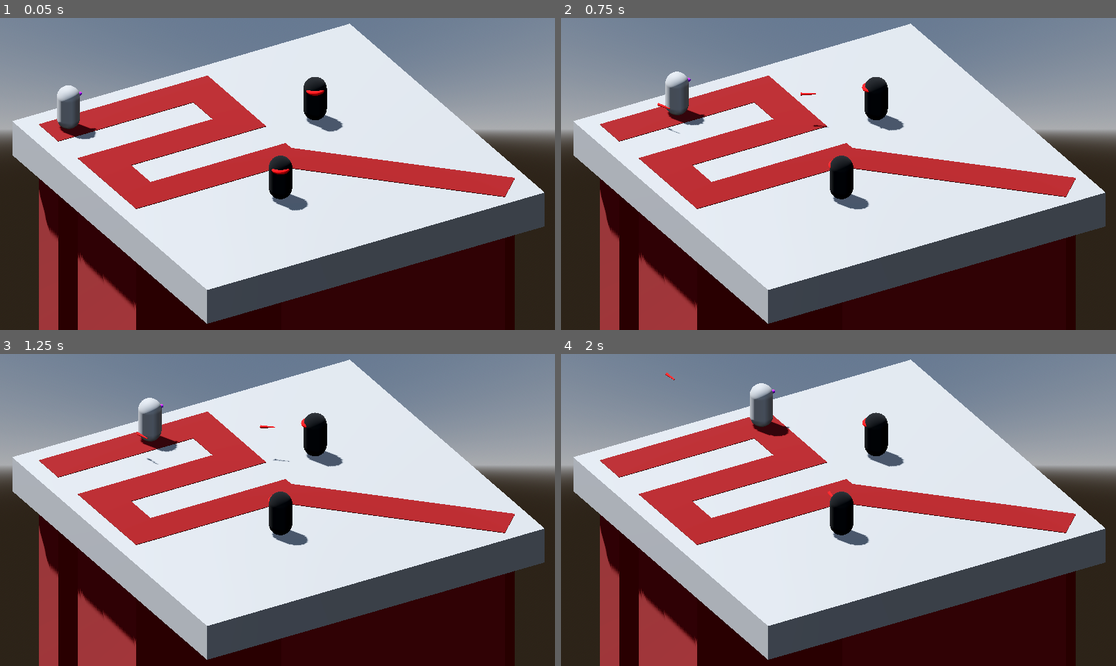
Above: before the commit, frames 1-4 (two rows, left to right).
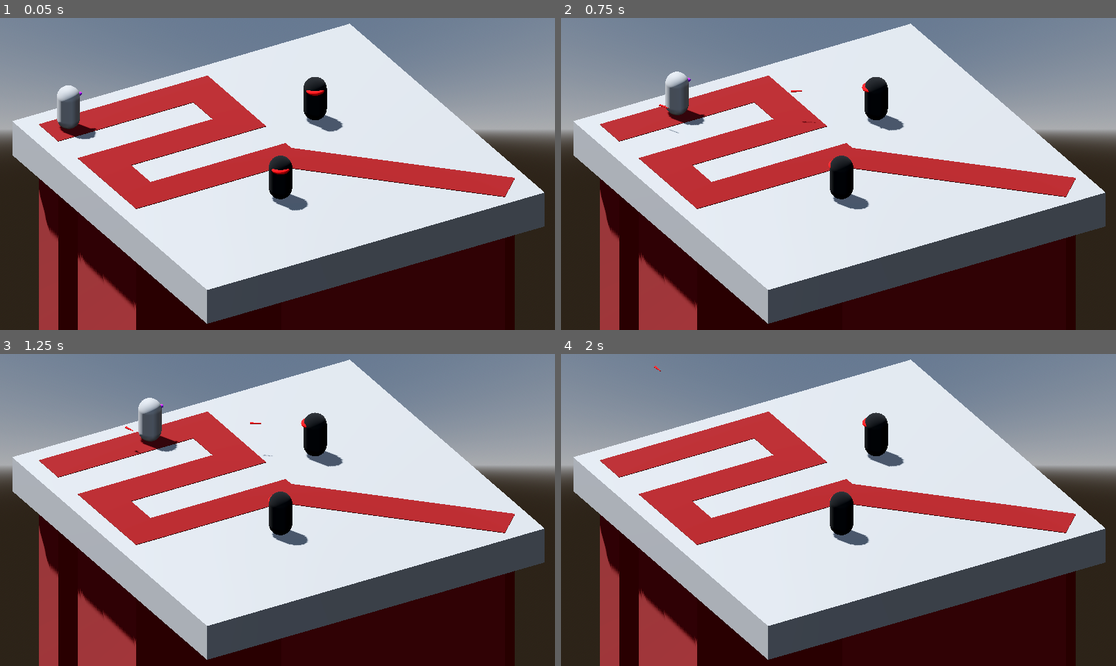
Above: after the commit, the same moments.

Repository: mathiasscherer2007/tower-defense
Game: Godot game, scene res://Scenes/Levels/test/test1.tscn
Same seed, same stepped clock (60 frames per second), same inputs: the game is played once before the commit and once after it.
Inputs:
- Up to frame 1 (0.05 s): no input
- Up to frame 2 (0.75 s): no input
- Up to frame 3 (1.25 s): no input
- Up to frame 4 (2 s): no input

Frame 1 is identical in both runs. In frame 2, less than 0.1% of the frame differs, in the area x 17-49%, y 23-38%; in frame 3, less than 0.1%; in frame 4, 0.7%, in the area x 16-49%, y 3-47%.

Commit message:
Remove timer node from projectile, create timer through code instead

Diff:
--- a/Scenes/Projectiles/projectile.tscn
+++ b/Scenes/Projectiles/projectile.tscn
@@ -9,7 +9,4 @@
 
 [node name="CollisionShape3D" type="CollisionShape3D" parent="." unique_id=854516210]
 
-[node name="Timer" type="Timer" parent="." unique_id=58907024]
-
 [connection signal="area_entered" from="." to="." method="_on_area_entered"]
-[connection signal="timeout" from="Timer" to="." method="_on_timer_timeout"]
--- a/Scenes/Projectiles/test/testbasic_1.tscn
+++ b/Scenes/Projectiles/test/testbasic_1.tscn
@@ -14,15 +14,14 @@
 bottom_radius = 0.2
 
 [node name="testbasic1" unique_id=1749587302 instance=ExtResource("1_1h0ir")]
-collision_layer = 2
-lifetime = 3.0
+lifetime = 1.0
 speed = 7.5
 damage = 5.0
 
 [node name="CollisionShape3D" parent="." index="0" unique_id=854516210]
-transform = Transform3D(1, 0, 0, 0, -4.371139e-08, 1, 0, -1, -4.371139e-08, 0, -5.05573e-10, -0.011566162)
+transform = Transform3D(1, 0, 0, 0, -4.371139e-08, 1, 0, -1, -4.371139e-08, 0, 0, 0)
 shape = SubResource("CylinderShape3D_gnp1v")
 
 [node name="MeshInstance3D" type="MeshInstance3D" parent="." index="1" unique_id=269856651]
-transform = Transform3D(0.125, 0, 0, 0, -1.39876395e-08, 0.125, 0, -0.3199999, -5.4639235e-09, 0, 0, 0)
+transform = Transform3D(0.09375, 0, 0, 0, -1.021714e-08, 0.09375, 0, -0.23374093, -4.0979424e-09, 0, 0, 0)
 mesh = SubResource("CylinderMesh_nba1p")
--- a/Scenes/Towers/test/testbasic.tscn
+++ b/Scenes/Towers/test/testbasic.tscn
@@ -15,16 +15,9 @@
 [sub_resource type="TorusMesh" id="TorusMesh_f2rtd"]
 material = SubResource("StandardMaterial3D_qrwid")
 
-[node name="TestBasic" unique_id=1272181662 node_paths=PackedStringArray("projectile_spawn_point") instance=ExtResource("1_lcgip")]
+[node name="TestBasic" unique_id=1272181662 instance=ExtResource("1_lcgip")]
 max_range = 10.0
 projectile = ExtResource("2_hoax2")
-projectile_spawn_point = NodePath("Mesh/ProjectileSpawnPoint")
-
-[node name="Range" parent="." index="0" unique_id=712720790]
-transform = Transform3D(1, 0, 0, 0, 1, 0, 0, 0, 1, 0, 1, 0)
-
-[node name="Cooldown" parent="." index="1" unique_id=2144439341]
-wait_time = 0.5
 
 [node name="MeshInstance3D" parent="Mesh" parent_id_path=PackedInt32Array(879682507) index="0" unique_id=967792431]
 transform = Transform3D(1, 0, 0, 0, 1, 0, 0, 0, 1, 0, 1, 0)
@@ -35,7 +28,13 @@
 mesh = SubResource("TorusMesh_f2rtd")
 
 [node name="ProjectileSpawnPoint" parent="Mesh" parent_id_path=PackedInt32Array(879682507) index="2" unique_id=925385596]
-transform = Transform3D(1, 0, 0, 0, 1, 0, 0, 0, 1, 0, 1.5540224, -0.49858212)
+transform = Transform3D(1, 0, 0, 0, 1, 0, 0, 0, 1, 0, 1.5, -0.5)
 
-[node name="Projectiles" parent="." index="3" unique_id=27528614]
+[node name="Projectiles" parent="." index="1" unique_id=27528614]
 transform = Transform3D(1, 0, 0, 0, 1, 0, 0, 0, 1, 0, 1.544, 0)
+
+[node name="Range" parent="." index="2" unique_id=712720790]
+transform = Transform3D(1, 0, 0, 0, 1, 0, 0, 0, 1, 0, 1, 0)
+
+[node name="Cooldown" parent="." index="3" unique_id=2144439341]
+wait_time = 0.5
--- a/Scripts/Projectiles/projectile.gd
+++ b/Scripts/Projectiles/projectile.gd
@@ -9,7 +9,6 @@
 var spawn_point: Vector3
 var target: Vector3
 
-@onready var timer = $Timer
 
 func setup(n_target: Vector3, n_spawner: Vector3) -> void:
 	target = n_target
@@ -18,8 +17,10 @@
 func _ready() -> void:
 	self.global_position = spawn_point
 	self.look_at(target)
-	timer.wait_time = lifetime
-	timer.start()
+
+	var lifetime_timer = get_tree().create_timer(lifetime)
+	lifetime_timer.connect("timeout", _on_lifetime_timeout)
+
 	direction = (target - self.global_position).normalized()
 
 func _physics_process(delta: float) -> void:
@@ -27,7 +28,7 @@
 		queue_free()
 	self.global_position += direction * speed * delta
 
-func _on_timer_timeout() -> void:
+func _on_lifetime_timeout() -> void:
 	queue_free()
 
 # TODO: Not everything disappears when touching geometry (I.E. grenades).
--- a/Scripts/Towers/tower.gd
+++ b/Scripts/Towers/tower.gd
@@ -13,7 +13,7 @@
 @onready var range_area = $Range/CollisionShape3D
 @onready var cooldown = $Cooldown
 @onready var projectile_container = $Projectiles
-@onready var projectile_spawn_position: Vector3 = find_child('ProjectileSpawnPoint').global_position
+@onready var projectile_spawn_point = find_child('ProjectileSpawnPoint')
 
 func _ready() -> void:
 	if range_area.shape is CylinderShape3D:
@@ -26,11 +26,13 @@
 func shoot(enemy: Area3D) -> void:
 	if cooldown.is_stopped():
 		var enemy_pos: Vector3 = enemy.global_position
-		mesh.look_at(Vector3(enemy_pos.x, self.global_position.y, enemy_pos.z))
+		var projectile_instance = projectile.instantiate()
+		var projectile_spawn_position = projectile_spawn_point.global_position
 
-		var projectile_instance = projectile.instantiate()
 		projectile_instance.setup(enemy_pos, projectile_spawn_position)
 		projectile_container.add_child(projectile_instance)
+
+		mesh.look_at(Vector3(enemy_pos.x, self.global_position.y, enemy_pos.z))
 
 		cooldown.start()
 
